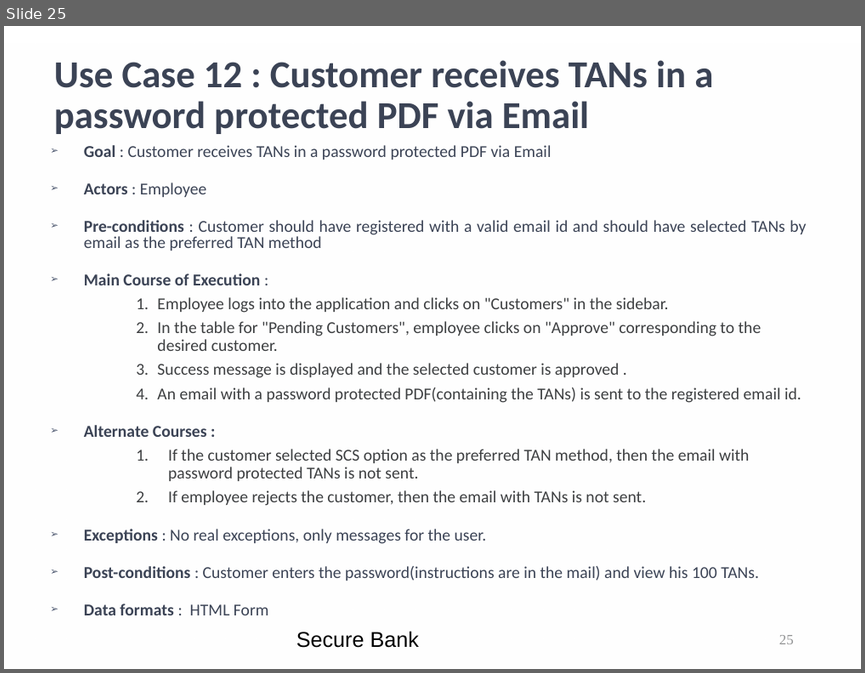
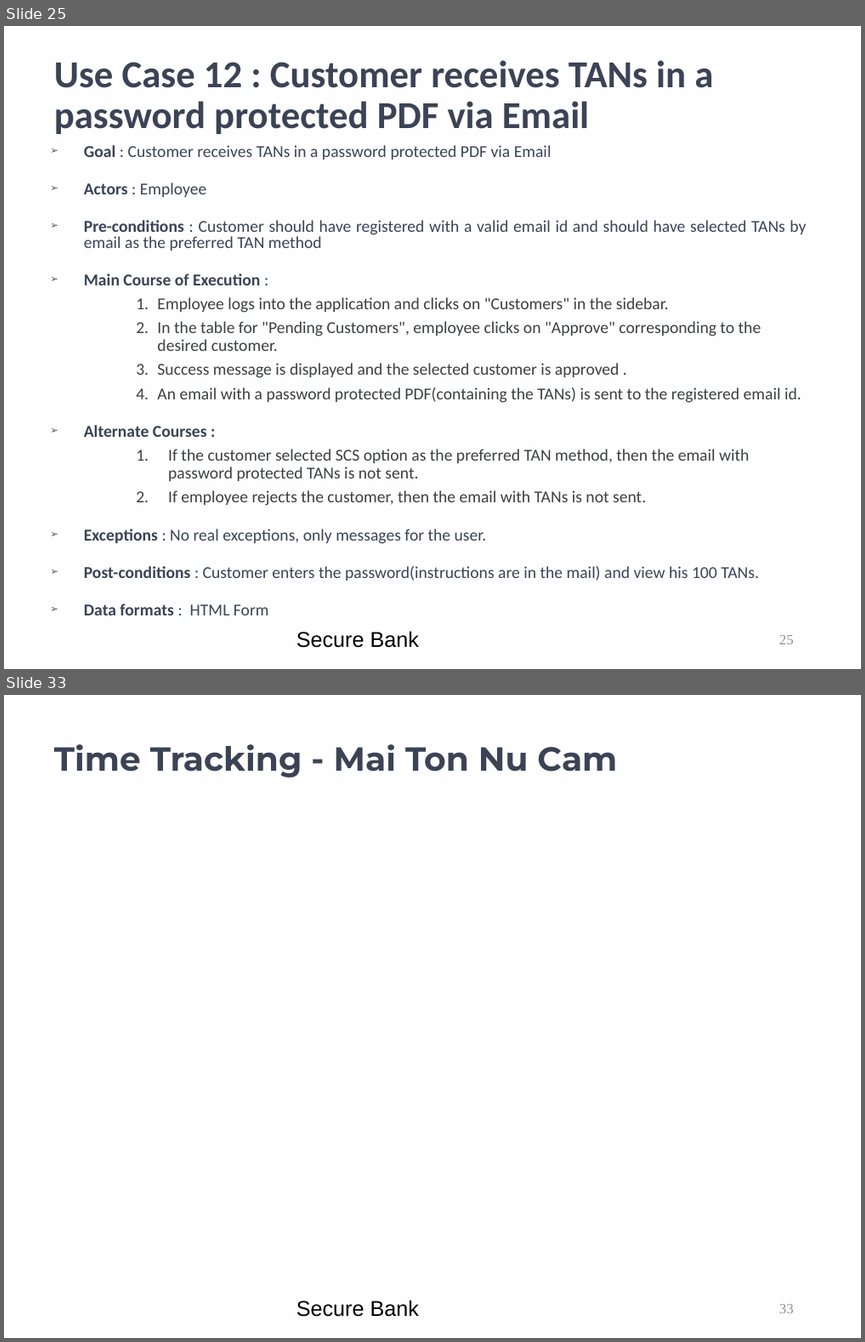
Before and after one commit to kwuerl/secure-coding-team-8, a slide deck: presentations/Phase3.ppt. Shown one above the other, each under a label of ours: slide 25 before the commit, slides 25 and 33 after it; the slides between them are not shown. The pictures are 865x673 and 865x1342 pixels, drawn with LibreOffice and Linux fonts; fonts in the diff are those of the drawing; background and template pictures are left out. Boxes give left, top, right and bottom in pixels: in the first picture for what was removed or moved away, otherwise in the second. Text is boxed around its words. In the diff, an @@ line names an element or a change of style, - is before the commit and + after.

```diff
--- a/presentations/Phase3.ppt
+++ b/presentations/Phase3.ppt
@@ slide 33 added at (x1=4, y1=695, x2=861, y2=1338), background picture (left out); not listed: 1 template element that a slide beside it also shows @@
@@ title added at (x1=54, y1=744, x2=617, y2=777), 28 pt, text #3B4355, bold @@
+Time Tracking - Mai Ton Nu Cam
@@ text added at (x1=296, y1=1299, x2=419, y2=1316), 18 pt, text #000000 @@
+Secure Bank
@@ page number added at (x1=779, y1=1304, x2=794, y2=1313), 12 pt, text #919293 @@
+33
```
Also in this commit, not shown: 10 slides changed, 7 other slides added.
